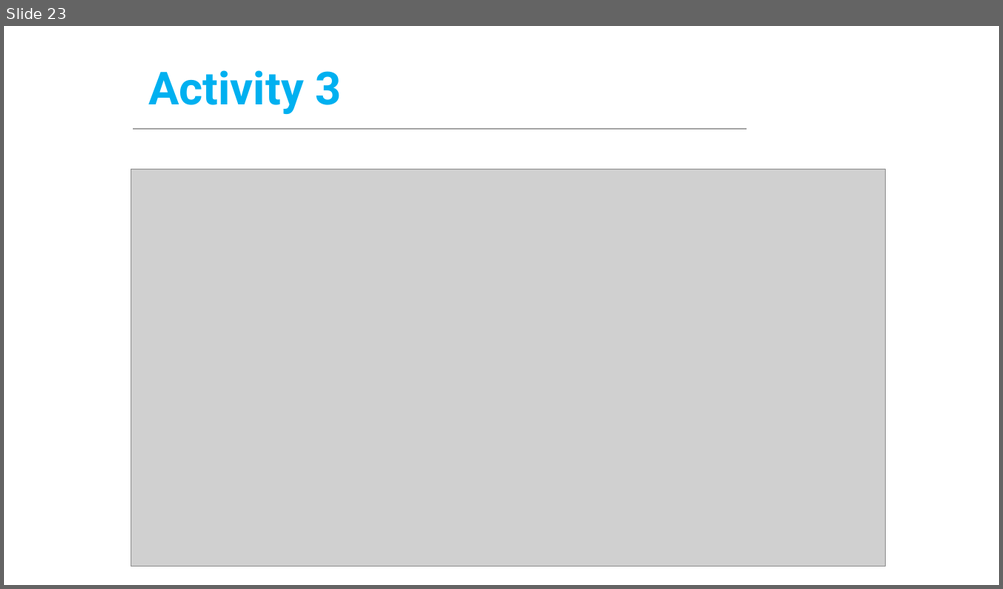
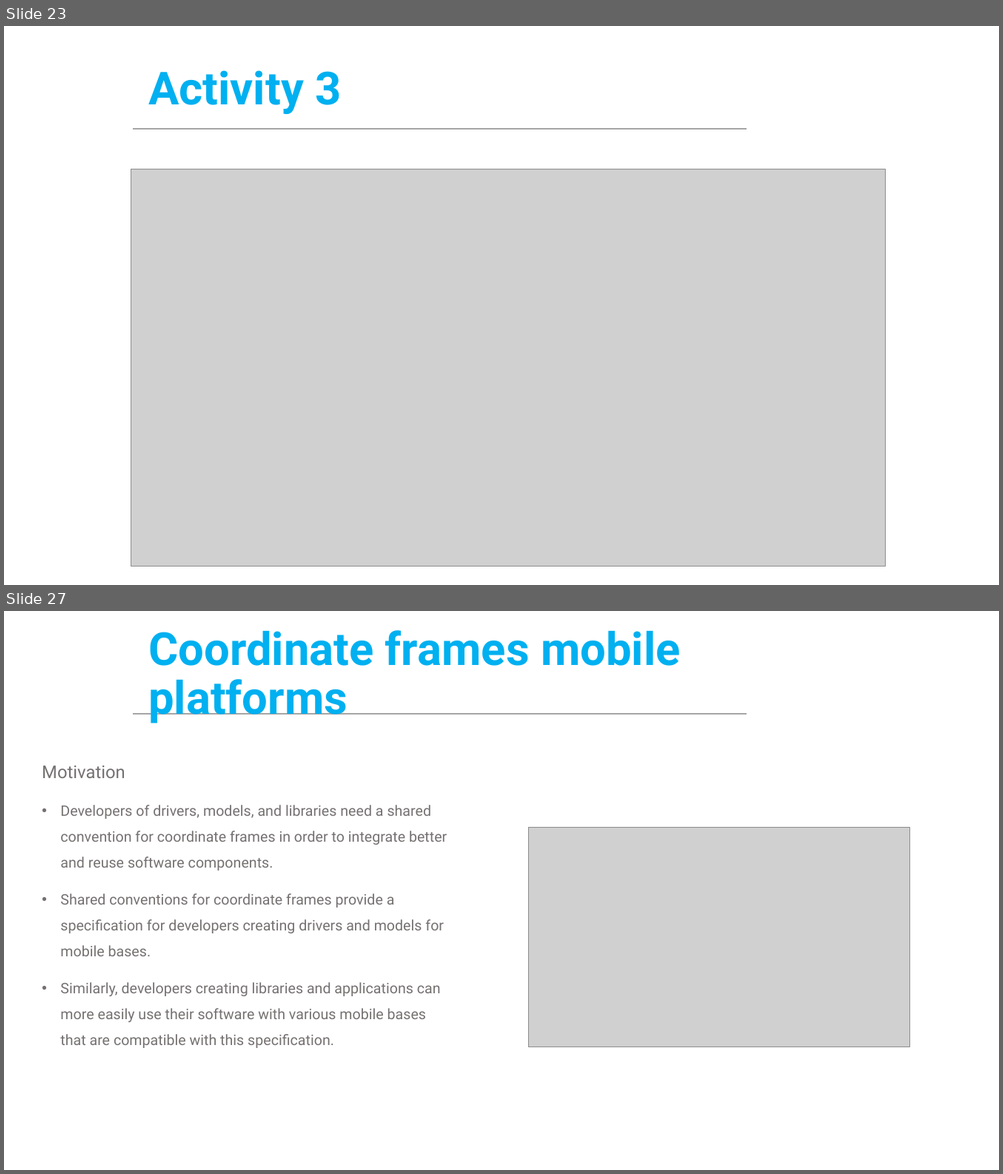
Before and after one commit to ManchesterRoboticsLtd/MR3001C_Cyber-Physical_Systems_I, a slide deck: Week9/Presentations/MCR2_Localisation.pptx. Shown one above the other, each under a label of ours: slide 23 before the commit, slides 23 and 27 after it; the slides between them are not shown. The pictures are 1003x589 and 1003x1174 pixels, drawn with LibreOffice and Linux fonts; fonts in the diff are those of the drawing; grey boxes stand for pictures; background and template pictures are left out. Boxes give left, top, right and bottom in pixels: in the first picture for what was removed or moved away, otherwise in the second. Text is boxed around its words. In the diff, an @@ line names an element or a change of style, - is before the commit and + after.

```diff
--- a/Week9/Presentations/MCR2_Localisation.pptx
+++ b/Week9/Presentations/MCR2_Localisation.pptx
@@ slide 27 added at [4,611,999,1170], background #FFFFFF; not listed: 1 template element that a slide beside it also shows @@
@@ title added at [148,630,680,723], 44 pt, text #00B0F0, bold @@
+Coordinate frames mobile platforms
@@ text added at [42,766,447,1048], 14 pt, text #767171 @@
+Motivation
+• Developers of drivers, models, and libraries need a shared convention for coordinate frames in order to integrate better and reuse software components.
+• Shared conventions for coordinate frames provide a specification for developers creating drivers and models for mobile bases.
+• Similarly, developers creating libraries and applications can more easily use their software with various mobile bases that are compatible with this specification.
@@ picture added at [529,827,910,1048] @@
```
Also in this commit, not shown: 6 other slides added, 27 other files.
